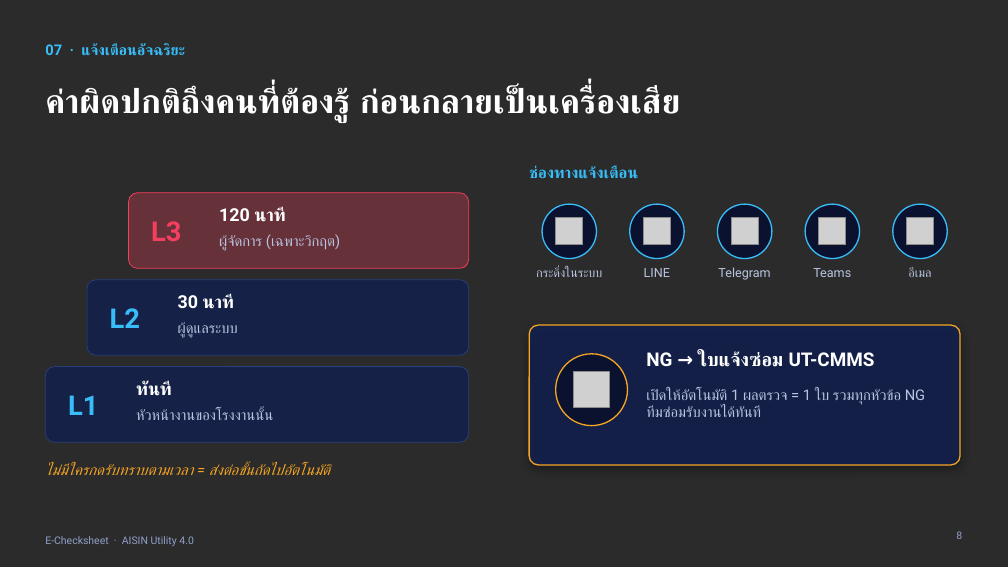
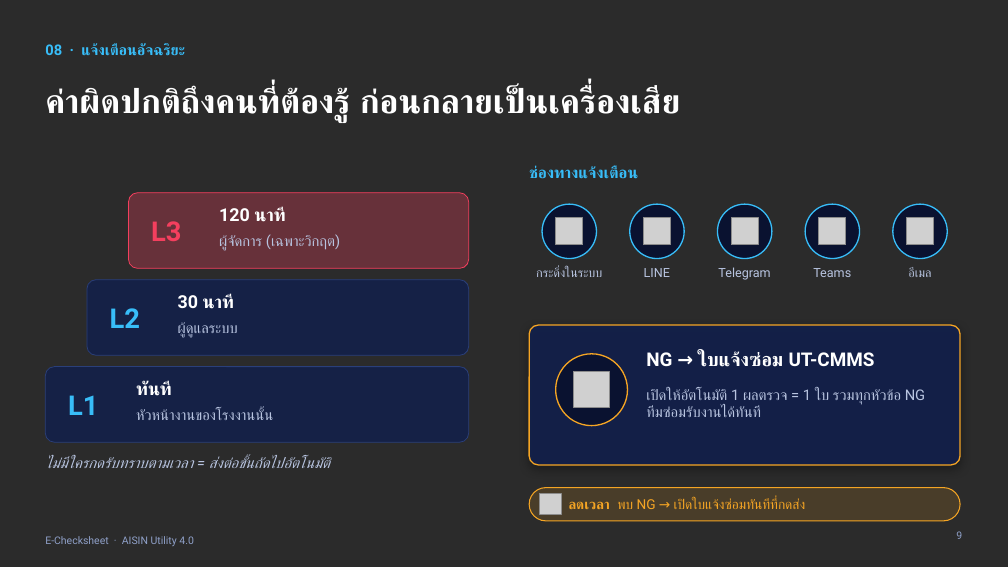
Before and after one commit to wexyzj123-hash/JoeKiattisak, a slide deck: slide 9 of E-Checksheet_Presentation.pptx (slide 8 before the commit). Drawn at 1008x567 pixels with LibreOffice and Linux fonts; fonts in the diff are those of the drawing; grey boxes stand for pictures; background and template pictures are left out; a plain dark background stands for a picture behind light text. Boxes give left, top, right and bottom in pixels: in the first picture for what was removed or moved away, otherwise in the second. Text is boxed around its words. In the diff, an @@ line names an element or a change of style, - is before the commit and + after.

```diff
--- a/E-Checksheet_Presentation.pptx
+++ b/E-Checksheet_Presentation.pptx
@@ text at [45, 43, 185, 56]: text changed @@
-07 · แจ้งเตือนอัจฉริยะ
+08 · แจ้งเตือนอัจฉริยะ
@@ text "ไม่มีใครกดรับทราบตามเวลา = ส่งต่อขั้นถัดไปอัตโนมัติ": place and size @@
-text "ไม่มีใครกดรับทราบตามเวลา = ส่งต่อขั้นถัดไปอัตโนมัติ" at [45, 463, 330, 475]
+text "ไม่มีใครกดรับทราบตามเวลา = ส่งต่อขั้นถัดไปอัตโนมัติ" at [45, 455, 330, 468]
@@ text "ไม่มีใครกดรับทราบตามเวลา = ส่งต่อขั้นถัดไปอัตโนมัติ" at [45, 455, 330, 468]: text colour #F5A524 to #B8C4E0 @@
@@ rounded rectangle added at [529, 488, 960, 521], fill #F5A524 at 15% opacity, outline #F5A524 1 pt @@
@@ picture added at [540, 494, 561, 515] @@
@@ text added at [569, 498, 805, 509], 13 pt, text #F5A524 @@
+ลดเวลา พบ NG → เปิดใบแจ้งซ่อมทันทีที่กดส่ง
```
Also in this commit, not shown: 12 other slides changed, 1 slide added, 1 slide removed, 1 other file.
